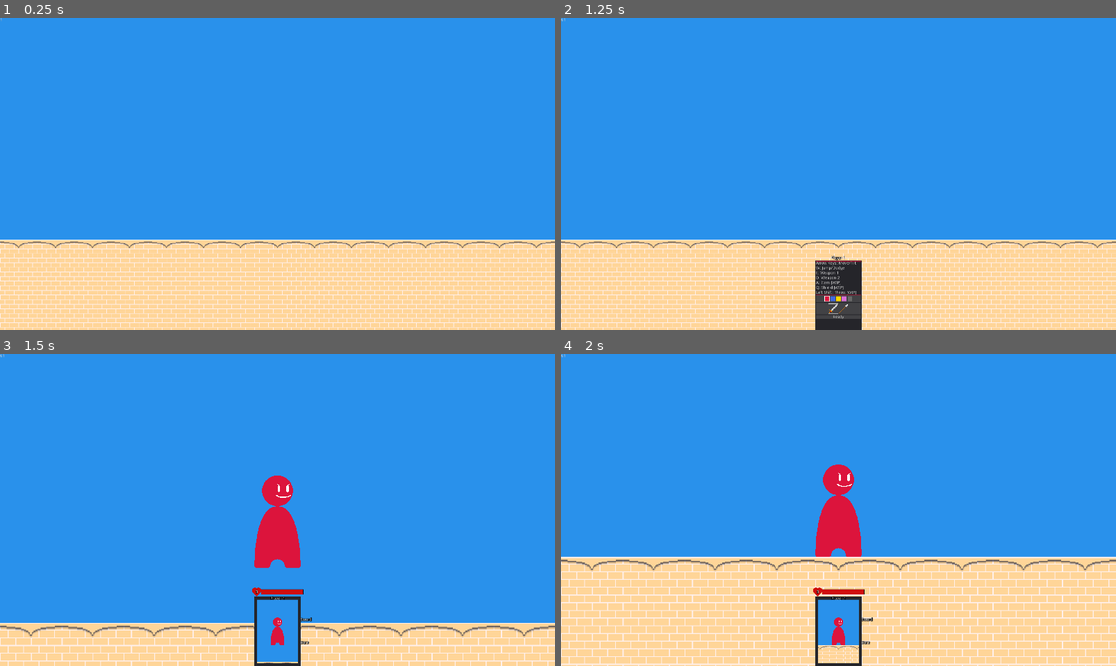
Above: before the commit, frames 1-4 (two rows, left to right).
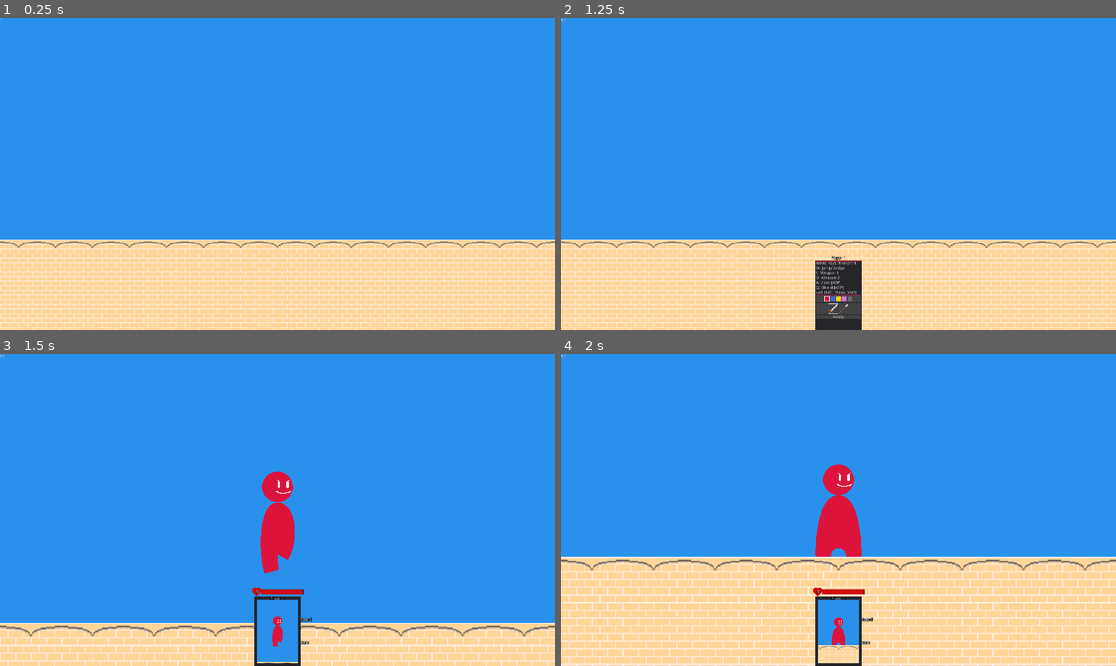
Above: after the commit, the same moments.

Repository: Essojadojef/offhand-champion
Game: Godot game, scene res://fight_gui.tscn
Two runs of this game, one before a commit and one after it. Both use one fixed random seed, a clock stepped at 60 frames per second and the inputs below. The engine's default icon, where the game draws it, is replaced by a stand-in: a white triangle on a blue panel in a dark square.
Inputs (mouse positions are in pixels of both pictures, inside the frame that each line leads up to):
- Up to frame 1 (0.25 s): no input
- Up to frame 2 (1.25 s): tap Enter at 0.5 s; move the mouse to (960, 158) at 0.52 s; hold Right (ui_right) from 0.53 s (still down); tap P at 0.6 s; click (960, 158) at 0.67 s
- Up to frame 3 (1.5 s): release Right (ui_right) at 1.25 s; click "Ready" at 1.25 s
- Up to frame 4 (2 s): no input

Frames 1-2 are identical in both runs. In frame 3, 0.7% of the frame differs, in the area x 45-55%, y 37-94%; in frame 4, nothing differs.

Commit message:
Added Jump and Dodge animations to player.

Diff:
--- a/weapon_masters/player/player.gd
+++ b/weapon_masters/player/player.gd
@@ -128,7 +128,7 @@
 		die()
 
 	.damage(intensity, push * .5)
-
+	#update() # debugging
 	#airdodge_available = true
 
 
@@ -227,6 +227,9 @@
 		else:
 			$AnimationPlayer.play("Default")
 
+
+	elif !on_ground:
+		$AnimationPlayer.play("Jump")
 
 	elif !dodge_time:
 		# animation
@@ -436,3 +439,7 @@
 	if pickup_target == body:
 		pickup_target = null
 		$PickupIcon.hide()
+
+
+#func _draw():
+#	draw_line(Vector2(), velocity, Color.white) # debugging
--- a/weapon_masters/player/player.tscn
+++ b/weapon_masters/player/player.tscn
@@ -173,6 +173,400 @@
 "transitions": PoolRealArray( 1 ),
 "update": 0,
 "values": [ Vector2( 8, 1 ) ]
+}
+tracks/13/type = "value"
+tracks/13/path = NodePath("Skeleton/Head:rotation_degrees")
+tracks/13/interp = 1
+tracks/13/loop_wrap = true
+tracks/13/imported = false
+tracks/13/enabled = true
+tracks/13/keys = {
+"times": PoolRealArray( 0 ),
+"transitions": PoolRealArray( 1 ),
+"update": 0,
+"values": [ 0.0 ]
+}
+tracks/14/type = "value"
+tracks/14/path = NodePath("Skeleton/Head/Face:rotation_degrees")
+tracks/14/interp = 1
+tracks/14/loop_wrap = true
+tracks/14/imported = false
+tracks/14/enabled = true
+tracks/14/keys = {
+"times": PoolRealArray( 0 ),
+"transitions": PoolRealArray( 1 ),
+"update": 0,
+"values": [ 0.0 ]
+}
+
+[sub_resource type="Animation" id=17]
+resource_name = "Dive"
+length = 0.5
+step = 0.0166667
+tracks/0/type = "value"
+tracks/0/path = NodePath("Skeleton/FootR:position")
+tracks/0/interp = 1
+tracks/0/loop_wrap = true
+tracks/0/imported = false
+tracks/0/enabled = true
+tracks/0/keys = {
+"times": PoolRealArray( 0, 0.5 ),
+"transitions": PoolRealArray( 1, 1 ),
+"update": 0,
+"values": [ Vector2( 16, 48 ), Vector2( -8, 24 ) ]
+}
+tracks/1/type = "value"
+tracks/1/path = NodePath("Skeleton/FootR:rotation_degrees")
+tracks/1/interp = 1
+tracks/1/loop_wrap = true
+tracks/1/imported = false
+tracks/1/enabled = true
+tracks/1/keys = {
+"times": PoolRealArray( 0, 0.5 ),
+"transitions": PoolRealArray( 1, 1 ),
+"update": 0,
+"values": [ 0.0, 89.9999 ]
+}
+tracks/2/type = "value"
+tracks/2/path = NodePath("Skeleton/FootL:position")
+tracks/2/interp = 1
+tracks/2/loop_wrap = true
+tracks/2/imported = false
+tracks/2/enabled = true
+tracks/2/keys = {
+"times": PoolRealArray( 0, 0.5, 0.501 ),
+"transitions": PoolRealArray( 1, 1, 1 ),
+"update": 0,
+"values": [ Vector2( -16, 48 ), Vector2( -32, 32 ), Vector2( -24, 40 ) ]
+}
+tracks/3/type = "value"
+tracks/3/path = NodePath("Skeleton/FootL:rotation_degrees")
+tracks/3/interp = 1
+tracks/3/loop_wrap = true
+tracks/3/imported = false
+tracks/3/enabled = true
+tracks/3/keys = {
+"times": PoolRealArray( 0, 0.5 ),
+"transitions": PoolRealArray( 1, 1 ),
+"update": 0,
+"values": [ 0.0, 40.0 ]
+}
+tracks/4/type = "value"
+tracks/4/path = NodePath("Skeleton/BodyTop:position")
+tracks/4/interp = 1
+tracks/4/loop_wrap = true
+tracks/4/imported = false
+tracks/4/enabled = true
+tracks/4/keys = {
+"times": PoolRealArray( 0, 0.5 ),
+"transitions": PoolRealArray( 1, 1 ),
+"update": 0,
+"values": [ Vector2( 0, -16 ), Vector2( 12, -8 ) ]
+}
+tracks/5/type = "value"
+tracks/5/path = NodePath("Skeleton/BodyTop:rotation_degrees")
+tracks/5/interp = 1
+tracks/5/loop_wrap = true
+tracks/5/imported = false
+tracks/5/enabled = true
+tracks/5/keys = {
+"times": PoolRealArray( 0, 0.5 ),
+"transitions": PoolRealArray( 1, 1 ),
+"update": 0,
+"values": [ 0.0, 30.0 ]
+}
+tracks/6/type = "value"
+tracks/6/path = NodePath("Skeleton/Head:position")
+tracks/6/interp = 1
+tracks/6/loop_wrap = true
+tracks/6/imported = false
+tracks/6/enabled = true
+tracks/6/keys = {
+"times": PoolRealArray( 0, 0.5 ),
+"transitions": PoolRealArray( 1, 1 ),
+"update": 0,
+"values": [ Vector2( 0, -32 ), Vector2( 24, -20 ) ]
+}
+tracks/7/type = "value"
+tracks/7/path = NodePath("Skeleton/Head/Face:position")
+tracks/7/interp = 1
+tracks/7/loop_wrap = true
+tracks/7/imported = false
+tracks/7/enabled = true
+tracks/7/keys = {
+"times": PoolRealArray( 0 ),
+"transitions": PoolRealArray( 1 ),
+"update": 0,
+"values": [ Vector2( 4, 0 ) ]
+}
+tracks/8/type = "value"
+tracks/8/path = NodePath("Skeleton/Head:scale")
+tracks/8/interp = 1
+tracks/8/loop_wrap = true
+tracks/8/imported = false
+tracks/8/enabled = true
+tracks/8/keys = {
+"times": PoolRealArray( 0, 0.5 ),
+"transitions": PoolRealArray( 1, 1 ),
+"update": 0,
+"values": [ Vector2( 1, 1 ), Vector2( 1, 1 ) ]
+}
+tracks/9/type = "value"
+tracks/9/path = NodePath("Skeleton/Head/Face:scale")
+tracks/9/interp = 1
+tracks/9/loop_wrap = true
+tracks/9/imported = false
+tracks/9/enabled = true
+tracks/9/keys = {
+"times": PoolRealArray( 0 ),
+"transitions": PoolRealArray( 1 ),
+"update": 0,
+"values": [ Vector2( 1, 1 ) ]
+}
+tracks/10/type = "value"
+tracks/10/path = NodePath("Skeleton/BodyTop:scale")
+tracks/10/interp = 1
+tracks/10/loop_wrap = true
+tracks/10/imported = false
+tracks/10/enabled = true
+tracks/10/keys = {
+"times": PoolRealArray( 0, 0.5 ),
+"transitions": PoolRealArray( 1, 1 ),
+"update": 0,
+"values": [ Vector2( 1, 1 ), Vector2( 1, 1 ) ]
+}
+tracks/11/type = "value"
+tracks/11/path = NodePath("Skeleton/FootL:scale")
+tracks/11/interp = 1
+tracks/11/loop_wrap = true
+tracks/11/imported = false
+tracks/11/enabled = true
+tracks/11/keys = {
+"times": PoolRealArray( 0, 0.5 ),
+"transitions": PoolRealArray( 1, 1 ),
+"update": 0,
+"values": [ Vector2( 8, 1 ), Vector2( 8, 1 ) ]
+}
+tracks/12/type = "value"
+tracks/12/path = NodePath("Skeleton/FootR:scale")
+tracks/12/interp = 1
+tracks/12/loop_wrap = true
+tracks/12/imported = false
+tracks/12/enabled = true
+tracks/12/keys = {
+"times": PoolRealArray( 0, 0.5 ),
+"transitions": PoolRealArray( 1, 1 ),
+"update": 0,
+"values": [ Vector2( 8, 1 ), Vector2( 8, 1 ) ]
+}
+tracks/13/type = "value"
+tracks/13/path = NodePath("Skeleton/Head:rotation_degrees")
+tracks/13/interp = 1
+tracks/13/loop_wrap = true
+tracks/13/imported = false
+tracks/13/enabled = true
+tracks/13/keys = {
+"times": PoolRealArray( 0, 0.5 ),
+"transitions": PoolRealArray( 1, 1 ),
+"update": 0,
+"values": [ 0.0, 0.0 ]
+}
+tracks/14/type = "value"
+tracks/14/path = NodePath("Skeleton/Head/Face:rotation_degrees")
+tracks/14/interp = 1
+tracks/14/loop_wrap = true
+tracks/14/imported = false
+tracks/14/enabled = true
+tracks/14/keys = {
+"times": PoolRealArray( 0 ),
+"transitions": PoolRealArray( 1 ),
+"update": 0,
+"values": [ 0.0 ]
+}
+
+[sub_resource type="Animation" id=18]
+resource_name = "Jump"
+length = 0.0166667
+step = 0.0166667
+tracks/0/type = "value"
+tracks/0/path = NodePath("Skeleton/FootR:position")
+tracks/0/interp = 1
+tracks/0/loop_wrap = true
+tracks/0/imported = false
+tracks/0/enabled = true
+tracks/0/keys = {
+"times": PoolRealArray( 0, 0.0166667 ),
+"transitions": PoolRealArray( 1, 1 ),
+"update": 0,
+"values": [ Vector2( 8, 40 ), Vector2( 4, 36 ) ]
+}
+tracks/1/type = "value"
+tracks/1/path = NodePath("Skeleton/FootR:rotation_degrees")
+tracks/1/interp = 1
+tracks/1/loop_wrap = true
+tracks/1/imported = false
+tracks/1/enabled = true
+tracks/1/keys = {
+"times": PoolRealArray( 0, 0.0166667 ),
+"transitions": PoolRealArray( 1, 1 ),
+"update": 0,
+"values": [ 30.0, 30.0 ]
+}
+tracks/2/type = "value"
+tracks/2/path = NodePath("Skeleton/FootL:position")
+tracks/2/interp = 1
+tracks/2/loop_wrap = true
+tracks/2/imported = false
+tracks/2/enabled = true
+tracks/2/keys = {
+"times": PoolRealArray( 0, 0.0166667 ),
+"transitions": PoolRealArray( 1, 1 ),
+"update": 0,
+"values": [ Vector2( -8, 48 ), Vector2( -6, 52 ) ]
+}
+tracks/3/type = "value"
+tracks/3/path = NodePath("Skeleton/FootL:rotation_degrees")
+tracks/3/interp = 1
+tracks/3/loop_wrap = true
+tracks/3/imported = false
+tracks/3/enabled = true
+tracks/3/keys = {
+"times": PoolRealArray( 0 ),
+"transitions": PoolRealArray( 1 ),
+"update": 0,
+"values": [ -15.0 ]
+}
+tracks/4/type = "value"
+tracks/4/path = NodePath("Skeleton/BodyTop:position")
+tracks/4/interp = 1
+tracks/4/loop_wrap = true
+tracks/4/imported = false
+tracks/4/enabled = true
+tracks/4/keys = {
+"times": PoolRealArray( 0 ),
+"transitions": PoolRealArray( 1 ),
+"update": 0,
+"values": [ Vector2( 0, -20 ) ]
+}
+tracks/5/type = "value"
+tracks/5/path = NodePath("Skeleton/BodyTop:rotation_degrees")
+tracks/5/interp = 1
+tracks/5/loop_wrap = true
+tracks/5/imported = false
+tracks/5/enabled = true
+tracks/5/keys = {
+"times": PoolRealArray( 0, 0.0166667 ),
+"transitions": PoolRealArray( 1, 1 ),
+"update": 0,
+"values": [ -15.0, 0.0 ]
+}
+tracks/6/type = "value"
+tracks/6/path = NodePath("Skeleton/Head:position")
+tracks/6/interp = 1
+tracks/6/loop_wrap = true
+tracks/6/imported = false
+tracks/6/enabled = true
+tracks/6/keys = {
+"times": PoolRealArray( 0 ),
+"transitions": PoolRealArray( 1 ),
+"update": 0,
+"values": [ Vector2( 0, -36 ) ]
+}
+tracks/7/type = "value"
+tracks/7/path = NodePath("Skeleton/Head/Face:position")
+tracks/7/interp = 1
+tracks/7/loop_wrap = true
+tracks/7/imported = false
+tracks/7/enabled = true
+tracks/7/keys = {
+"times": PoolRealArray( 0 ),
+"transitions": PoolRealArray( 1 ),
+"update": 0,
+"values": [ Vector2( 4, 0 ) ]
+}
+tracks/8/type = "value"
+tracks/8/path = NodePath("Skeleton/Head:scale")
+tracks/8/interp = 1
+tracks/8/loop_wrap = true
+tracks/8/imported = false
+tracks/8/enabled = true
+tracks/8/keys = {
+"times": PoolRealArray( 0 ),
+"transitions": PoolRealArray( 1 ),
+"update": 0,
+"values": [ Vector2( 1, 1 ) ]
+}
+tracks/9/type = "value"
+tracks/9/path = NodePath("Skeleton/Head/Face:scale")
+tracks/9/interp = 1
+tracks/9/loop_wrap = true
+tracks/9/imported = false
+tracks/9/enabled = true
+tracks/9/keys = {
+"times": PoolRealArray( 0 ),
+"transitions": PoolRealArray( 1 ),
+"update": 0,
+"values": [ Vector2( 1, 1 ) ]
+}
+tracks/10/type = "value"
+tracks/10/path = NodePath("Skeleton/BodyTop:scale")
+tracks/10/interp = 1
+tracks/10/loop_wrap = true
+tracks/10/imported = false
+tracks/10/enabled = true
+tracks/10/keys = {
+"times": PoolRealArray( 0 ),
+"transitions": PoolRealArray( 1 ),
+"update": 0,
+"values": [ Vector2( 1, 1 ) ]
+}
+tracks/11/type = "value"
+tracks/11/path = NodePath("Skeleton/FootL:scale")
+tracks/11/interp = 1
+tracks/11/loop_wrap = true
+tracks/11/imported = false
+tracks/11/enabled = true
+tracks/11/keys = {
+"times": PoolRealArray( 0 ),
+"transitions": PoolRealArray( 1 ),
+"update": 0,
+"values": [ Vector2( 8, 1 ) ]
+}
+tracks/12/type = "value"
+tracks/12/path = NodePath("Skeleton/FootR:scale")
+tracks/12/interp = 1
+tracks/12/loop_wrap = true
+tracks/12/imported = false
+tracks/12/enabled = true
+tracks/12/keys = {
+"times": PoolRealArray( 0 ),
+"transitions": PoolRealArray( 1 ),
+"update": 0,
+"values": [ Vector2( 8, 1 ) ]
+}
+tracks/13/type = "value"
+tracks/13/path = NodePath("Skeleton/Head:rotation_degrees")
+tracks/13/interp = 1
+tracks/13/loop_wrap = true
+tracks/13/imported = false
+tracks/13/enabled = true
+tracks/13/keys = {
+"times": PoolRealArray( 0 ),
+"transitions": PoolRealArray( 1 ),
+"update": 0,
+"values": [ 0.0 ]
+}
+tracks/14/type = "value"
+tracks/14/path = NodePath("Skeleton/Head/Face:rotation_degrees")
+tracks/14/interp = 1
+tracks/14/loop_wrap = true
+tracks/14/imported = false
+tracks/14/enabled = true
+tracks/14/keys = {
+"times": PoolRealArray( 0 ),
+"transitions": PoolRealArray( 1 ),
+"update": 0,
+"values": [ 0.0 ]
 }
 
 [sub_resource type="Animation" id=4]
@@ -637,6 +1031,7 @@
 stream = ExtResource( 5 )
 
 [node name="PickupIcon" type="Sprite" parent="."]
+visible = false
 position = Vector2( 24, 0 )
 scale = Vector2( 0.5, 0.5 )
 texture = ExtResource( 7 )
@@ -644,6 +1039,7 @@
 region_rect = Rect2( 0, 32, 32, 32 )
 
 [node name="ThrowIcon" type="Sprite" parent="."]
+visible = false
 position = Vector2( 64, 0 )
 scale = Vector2( 0.5, 0.5 )
 texture = ExtResource( 7 )
@@ -654,6 +1050,8 @@
 autoplay = "Default"
 playback_process_mode = 0
 anims/Default = SubResource( 3 )
+anims/Dive = SubResource( 17 )
+anims/Jump = SubResource( 18 )
 anims/Run = SubResource( 4 )
 anims/Turn = SubResource( 5 )
 anims/Walk = SubResource( 6 )
Not shown: 1 places in weapon_masters/player/player.tscn that only renumber resources
